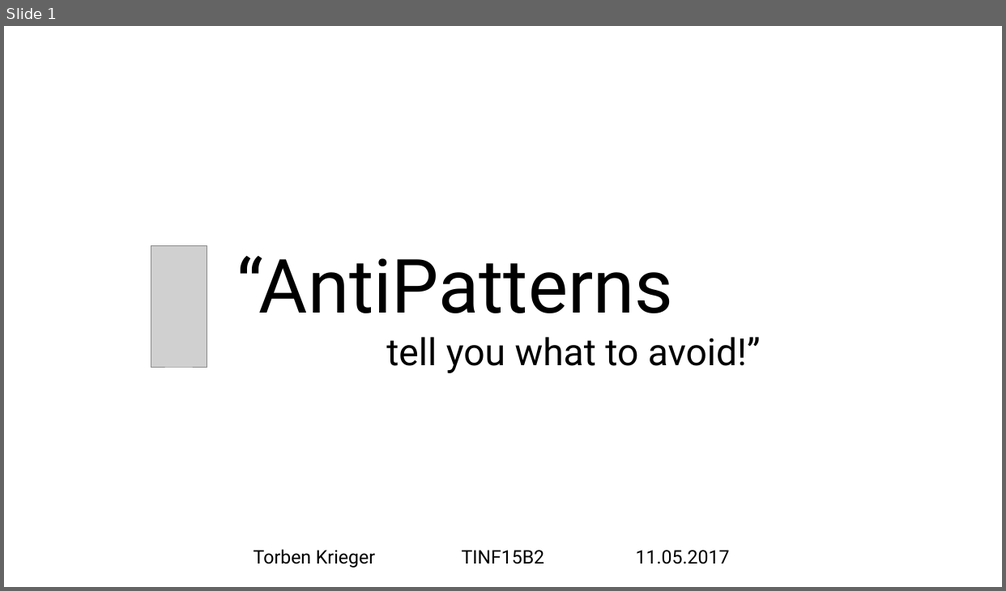
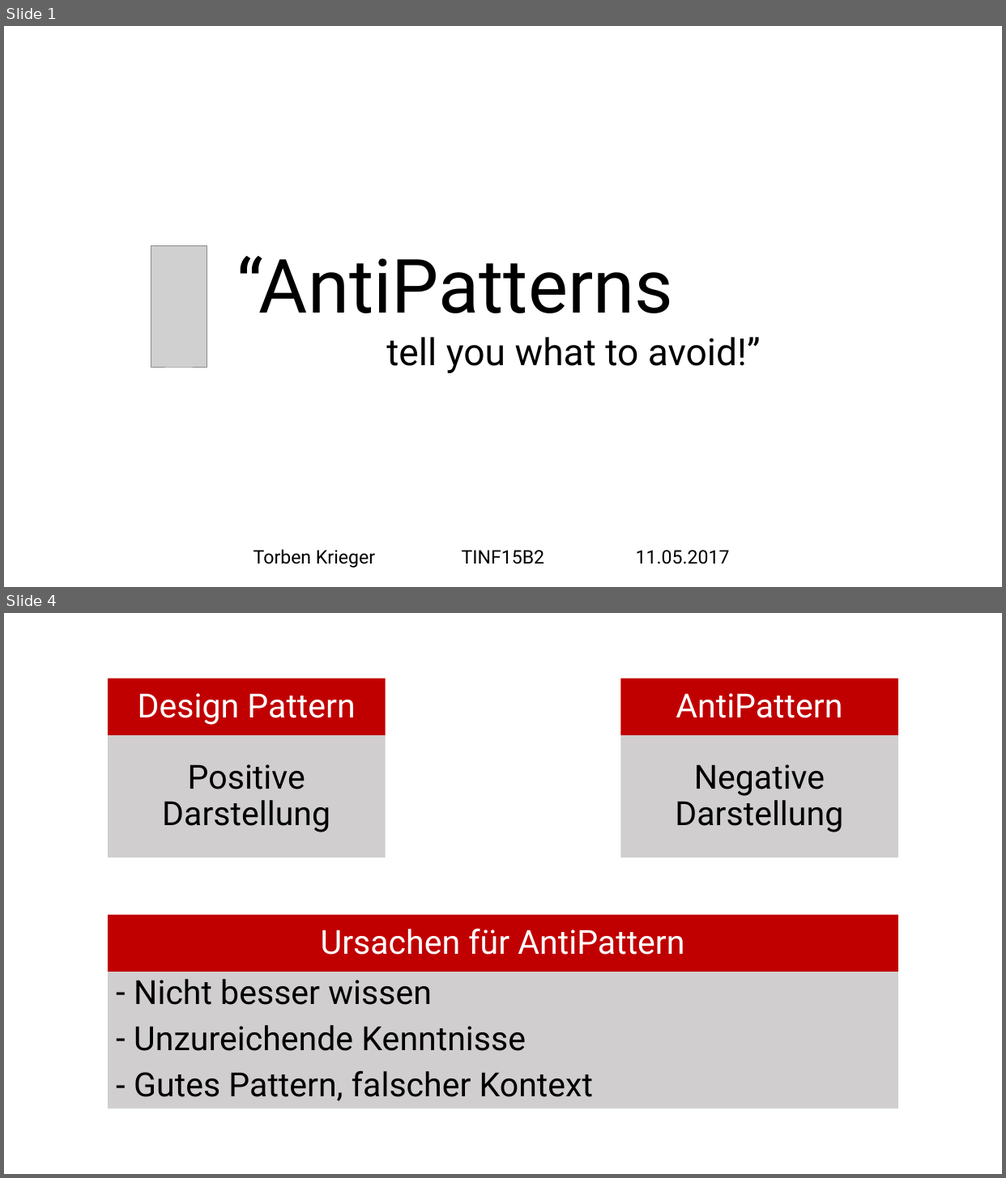
Before and after one commit to tkrieger/AntiPatterns, a slide deck: pres_antipatterns.pptx. Shown one above the other, each under a label of ours: slide 1 before the commit, slides 1 and 4 after it; the slides between them are not shown. The pictures are 1006x591 and 1006x1178 pixels, drawn with LibreOffice and Linux fonts; fonts in the diff are those of the drawing; grey boxes stand for pictures. Boxes give left, top, right and bottom in pixels: in the first picture for what was removed or moved away, otherwise in the second. Text is boxed around its words. In the diff, an @@ line names an element or a change of style, - is before the commit and + after.

```diff
--- a/pres_antipatterns.pptx
+++ b/pres_antipatterns.pptx
@@ slide 4 added at bbox=[4, 613, 1002, 1174], background #FFFFFF @@
@@ group added at bbox=[108, 678, 898, 1110]: 6 rectangles @@
+Design Pattern
+Positive Darstellung
+AntiPattern
+Negative Darstellung
+Ursachen für AntiPattern
+– Nicht besser wissen
+– Unzureichende Kenntnisse
+– Gutes Pattern, falscher Kontext
```
Also in this commit, not shown: 5 other slides added, 1 slide removed, 5 other files.
